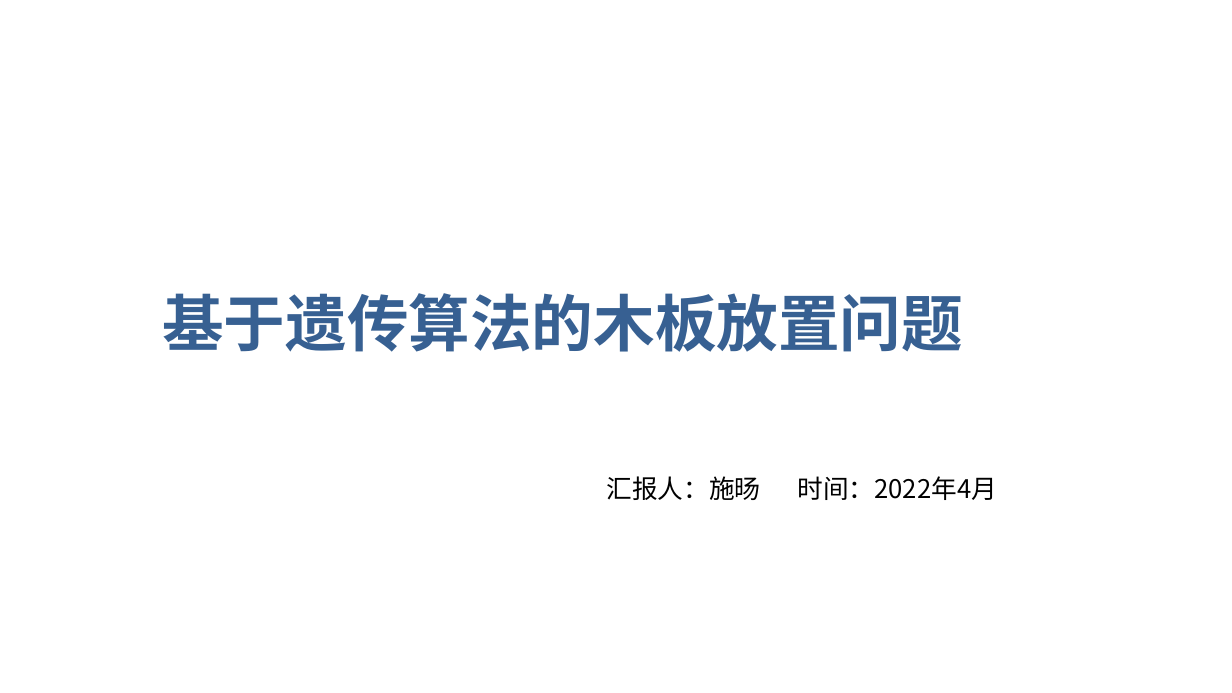
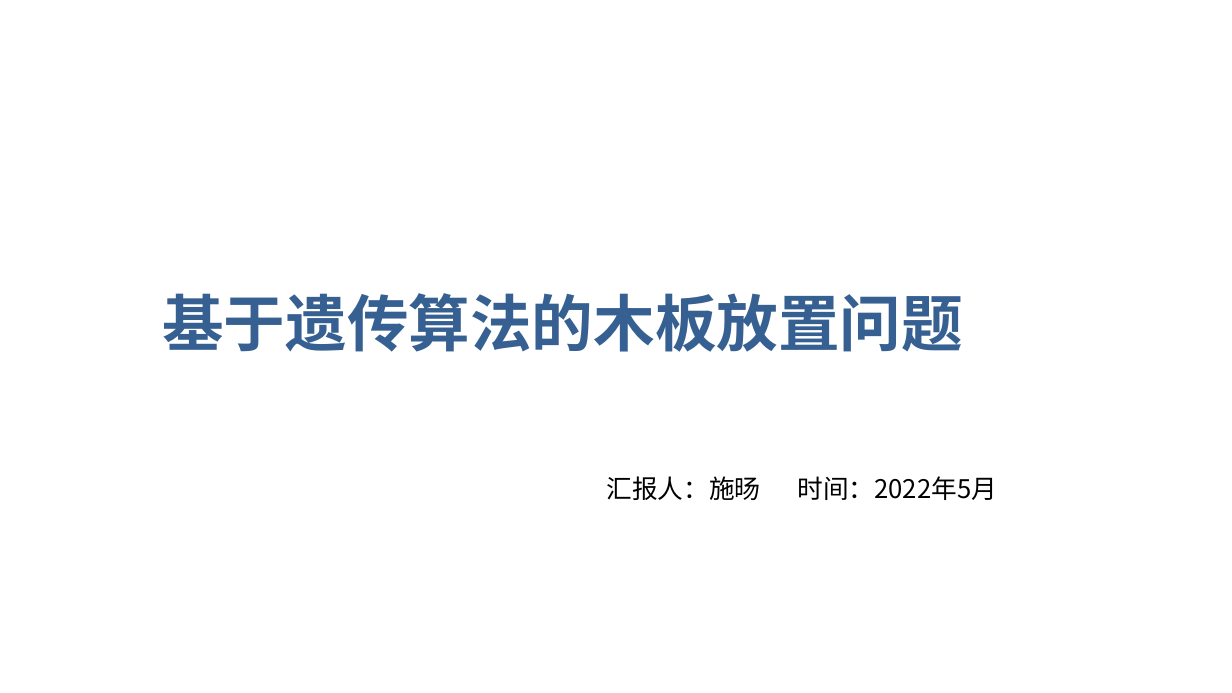
Before and after one commit to A7yanG/GA_Plank, a slide deck: slide 1 of 遗传算法.pptx. Drawn at 1232x693 pixels with LibreOffice and Linux fonts; fonts in the diff are those of the drawing; background and template pictures are left out. Boxes give left, top, right and bottom in pixels: in the first picture for what was removed or moved away, otherwise in the second. Text is boxed around its words. In the diff, an @@ line names an element or a change of style, - is before the commit and + after.

```diff
--- a/遗传算法.pptx
+++ b/遗传算法.pptx
@@ text at <box>797,476,997,500</box>: text changed @@
-时间：2022年4月
+时间：2022年5月
```
Also in this commit, not shown: 8 other files.
